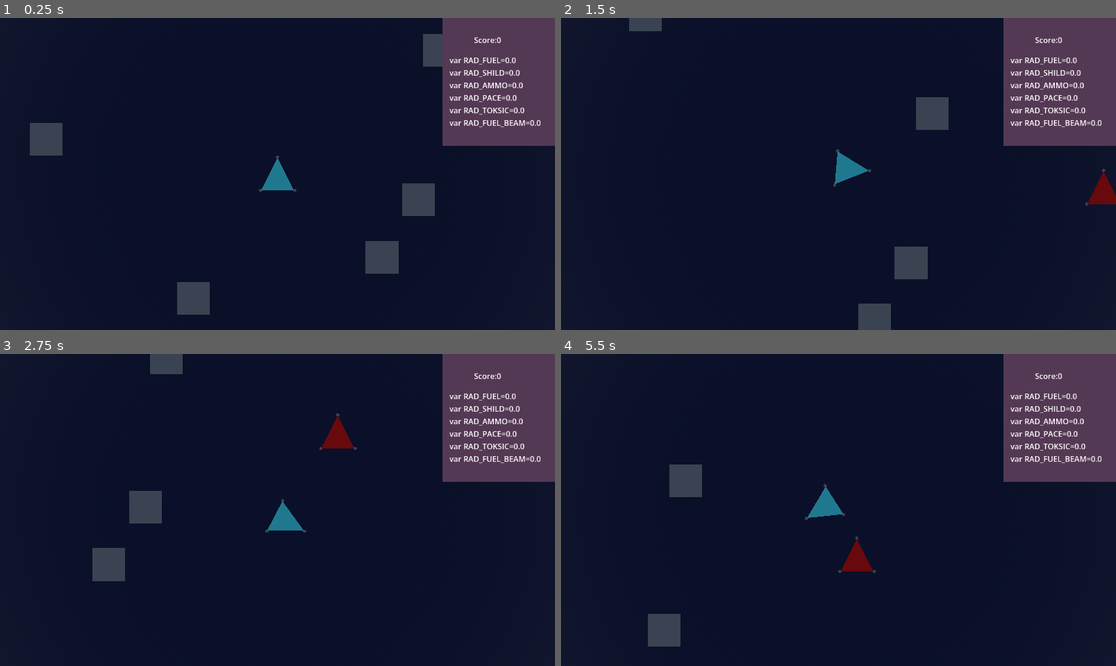
Above: before the commit, frames 1-4 (two rows, left to right).
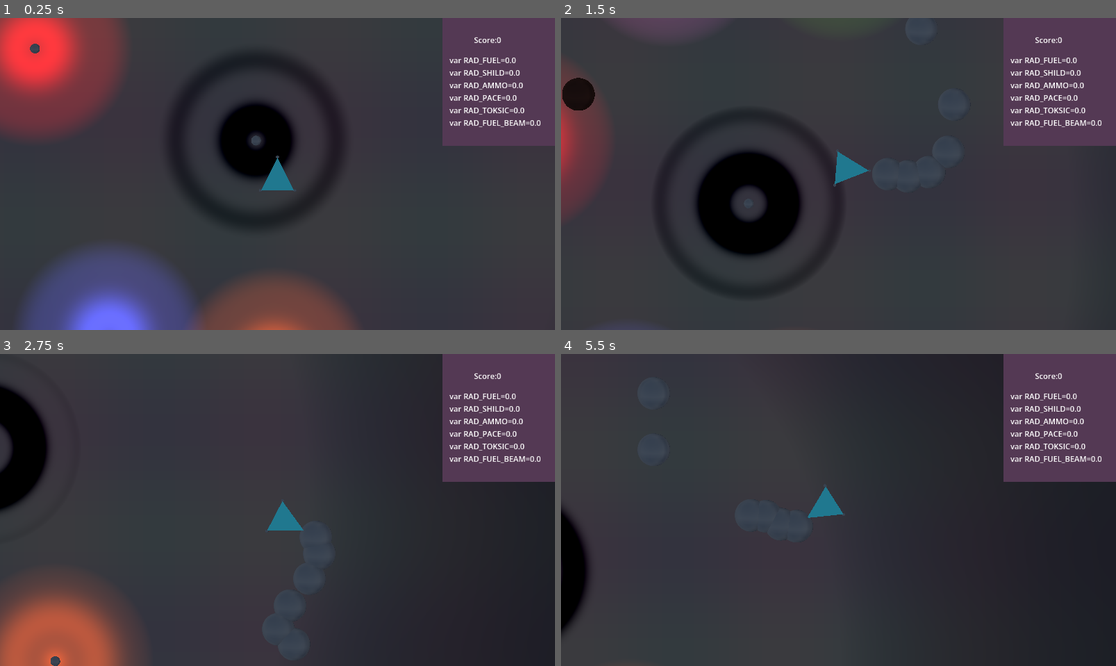
Above: after the commit, the same moments.

Repository: forklovee/SpaceJam2026
Game: Godot game, scene res://main.tscn
The game is run twice, just before and just after one commit, with the same random seed, the same clock (stepped at 60 frames per second) and the same inputs.
Inputs:
- Up to frame 1 (0.25 s): no input
- Up to frame 2 (1.5 s): hold D (Right) 0.53-1.28 s; hold Space (Fire) 0.53-1.28 s; hold S (Down) from 1.28 s (still down); tap Space (Fire) at 1.35 s
- Up to frame 3 (2.75 s): release S (Down) at 2.03 s; hold D (Right) from 2.03 s (still down); hold Space (Fire) from 2.03 s (still down)
- Up to frame 4 (5.5 s): release D (Right) at 2.78 s; release Space (Fire) at 2.78 s; hold W (Up) 2.78-3.53 s; tap Space (Fire) at 2.85, 4.35 s; hold Space (Fire) 3.53-4.28 s; hold A (Left) 3.53-5.03 s; hold S (Down) from 5.03 s (still down); hold Space (Fire) from 5.03 s (still down)

The runs differ from the first frame. In frame 1, 85% of the frame differs, in the area x 0-100%, y 0-100%; in frame 2, 87%; in frame 3, 81%; in frame 4, 77%.

Commit message:
Conflict resolve Radiation Query

Diff:
--- a/Level/level.gd
+++ b/Level/level.gd
@@ -1,6 +1,8 @@
 class_name Level extends Node3D
 
 signal crystal_amount_changed(level: Level)
+
+@onready var query_plane: SpacePlane = $Space_BG
 
 var crystals_to_gather: Array = []
 
--- a/Level/level.tscn
+++ b/Level/level.tscn
@@ -1,5 +1,6 @@
 [gd_scene format=3 uid="uid://c446u8dav2dnv"]
 
+[ext_resource type="Script" uid="uid://dpeoqhvxehnv7" path="res://Level/level.gd" id="1_52x1o"]
 [ext_resource type="Script" uid="uid://c0bq257vib83j" path="res://Level/star.gd" id="1_jglls"]
 [ext_resource type="PackedScene" uid="uid://1qqcaerm06c7" path="res://Objects/Crystal/cristal.tscn" id="2_e6b4q"]
 [ext_resource type="Script" uid="uid://dm1nvh7d4k27x" path="res://Level/space_bg.gd" id="3_7a20f"]
@@ -73,6 +74,7 @@
 shader_parameter/stars_ani = PackedInt32Array(0, 0, 0, 0, 1, 0, 1, 0, 0, 0, 0, 0)
 
 [node name="Main" type="Node3D" unique_id=289798224]
+script = ExtResource("1_52x1o")
 
 [node name="star5" type="MeshInstance3D" parent="." unique_id=752513250]
 transform = Transform3D(0.07329019, 0, -0.2909701, 0, 0.3, 0, 0.2909701, 0, 0.07329019, -0.651775, 0, -1.0171165)
--- a/Level/space_bg.gd
+++ b/Level/space_bg.gd
@@ -1,5 +1,5 @@
 @tool
-extends MeshInstance3D
+class_name SpacePlane extends MeshInstance3D
 
 @export var input_stars:Array[Star3D]
 
@@ -21,8 +21,8 @@
 	m.set_shader_parameter("stars_color",stars_color)
 	m.set_shader_parameter("stars_ani",stars_Ani)
 
-func querry(poss):
-	var di={}
+func querry(poss) -> Dictionary[Star3D.RaditionType, float]:
+	var di: Dictionary[Star3D.RaditionType, float] = {}
 	di[Star3D.RaditionType.FUEL]=0.0
 	di[Star3D.RaditionType.SHILD]=0.0
 	di[Star3D.RaditionType.AMMO]=0.0
--- a/Player/player_controller.gd
+++ b/Player/player_controller.gd
@@ -38,6 +38,8 @@
 	ship = _ship_scene.instantiate()
 	add_child(ship)
 
+	#ship.radiation_query.data
+
 	ship.global_transform = transform
 
 	camera.follow_target = ship
--- a/Ship/PlayerShip/player_ship.tscn
+++ b/Ship/PlayerShip/player_ship.tscn
@@ -3,18 +3,16 @@
 [ext_resource type="PackedScene" uid="uid://idcyet8cqbav" path="res://Ship/base_ship.tscn" id="1_4ff6c"]
 [ext_resource type="Script" uid="uid://dxo8tkdtd822e" path="res://Ship/PlayerShip/score_label.gd" id="2_d1b4h"]
 [ext_resource type="Script" uid="uid://dd63v2ojxwq4p" path="res://Ship/PlayerShip/rad_label.gd" id="3_wtuya"]
+[ext_resource type="Script" uid="uid://bty5ejl7c7k30" path="res://Ship/Gun/gun.gd" id="4_bmidl"]
+[ext_resource type="PackedScene" uid="uid://dr7hss4w17q6r" path="res://Ship/Gun/Bullet.tscn" id="5_sui1w"]
 
 [sub_resource type="StandardMaterial3D" id="StandardMaterial3D_4ff6c"]
 albedo_color = Color(0.3372549, 1, 1, 1)
 
 [node name="PlayerShip" unique_id=1525440035 instance=ExtResource("1_4ff6c")]
-is_allay = true
 
 [node name="MeshInstance3D" parent="." index="0" unique_id=1993636732]
 surface_material_override/0 = SubResource("StandardMaterial3D_4ff6c")
-
-[node name="Gun" parent="." index="2" unique_id=1331141947]
-contorl_by_player = true
 
 [node name="ColorRect" type="ColorRect" parent="." index="3" unique_id=299499538]
 anchors_preset = 1
@@ -48,3 +46,11 @@
 var RAD_FUEL_BEAM=0.0
 "
 script = ExtResource("3_wtuya")
+
+[node name="GunSlot" parent="." index="5" unique_id=886972490]
+transform = Transform3D(1, 0, 0, 0, 1, 0, 0, 0, 1, 0, 0, -0.54223883)
+
+[node name="Gun" type="Node3D" parent="GunSlot" index="0" unique_id=1212398569]
+script = ExtResource("4_bmidl")
+bullet_res = ExtResource("5_sui1w")
+metadata/_custom_type_script = "uid://bty5ejl7c7k30"
--- a/Ship/base_ship.tscn
+++ b/Ship/base_ship.tscn
@@ -1,9 +1,9 @@
 [gd_scene format=3 uid="uid://idcyet8cqbav"]
 
 [ext_resource type="Script" uid="uid://cdg783r88enja" path="res://Ship/ship.gd" id="1_wo1jh"]
-[ext_resource type="Script" uid="uid://bty5ejl7c7k30" path="res://Ship/gun.gd" id="2_qsskr"]
-[ext_resource type="PackedScene" uid="uid://dr7hss4w17q6r" path="res://Ship/Gun/Bullet.tscn" id="3_bv82c"]
+[ext_resource type="Script" uid="uid://bty5ejl7c7k30" path="res://Ship/Gun/gun.gd" id="2_qsskr"]
 [ext_resource type="Script" uid="uid://b38mgx1q35sbh" path="res://Ship/raddiation_querry.gd" id="4_1gmcr"]
+[ext_resource type="Script" uid="uid://d4hsl8ystudtd" path="res://Ship/Gun/gun_slot.gd" id="4_pimxe"]
 
 [sub_resource type="PrismMesh" id="PrismMesh_qsskr"]
 size = Vector3(1, 1, 0.5)
@@ -27,11 +27,9 @@
 [node name="CollisionShape3D" type="CollisionShape3D" parent="." unique_id=103843045]
 shape = SubResource("SphereShape3D_wo1jh")
 
-[node name="Gun" type="Node3D" parent="." unique_id=1331141947 node_paths=PackedStringArray("ship")]
+[node name="Gun" type="Node3D" parent="." unique_id=1331141947]
 transform = Transform3D(1, 0, 0, 0, 1, 0, 0, 0, 1, 0, 0, -0.5733783)
 script = ExtResource("2_qsskr")
-bullet = ExtResource("3_bv82c")
-ship = NodePath("..")
 
 [node name="RaddiationQuerry" type="Node3D" parent="." unique_id=541083656]
 script = ExtResource("4_1gmcr")
@@ -56,3 +54,7 @@
 [node name="MeshInstance3D" type="MeshInstance3D" parent="RaddiationQuerry/Querry_point3" unique_id=425405155]
 transform = Transform3D(0.1, 0, 0, 0, 0.1, 0, 0, 0, 0.1, 0, 0, 0)
 mesh = SubResource("SphereMesh_bv82c")
+
+[node name="GunSlot" type="Marker3D" parent="." unique_id=886972490]
+script = ExtResource("4_pimxe")
+metadata/_custom_type_script = "uid://d4hsl8ystudtd"
--- a/Ship/raddiation_querry.gd
+++ b/Ship/raddiation_querry.gd
@@ -1,21 +1,16 @@
-extends Node3D
+class_name RadiationQuery extends Node3D
 
-var bg=null
+var data: Dictionary
 
+func update() -> void:
+	if !Game.level: return
 
-func _process(delta: float) -> void:
-	if bg==null:
-		bg = Game.level.get_node("Space_BG")
-	if bg!=null:
-		var a:PackedVector2Array=PackedVector2Array([])
-		for id in range(get_child_count()):
-			var c:Node3D=get_child(id)
-			a.append(Vector2(c.global_position.x,c.global_position.z))
-		var rad=bg.querry(a)
-		if get_parent().is_allay:
-			Game.RAD_FUEL=rad[Star3D.RaditionType.FUEL]
-			Game.RAD_SHILD=rad[Star3D.RaditionType.SHILD]
-			Game.RAD_AMMO=rad[Star3D.RaditionType.AMMO]
-			Game.RAD_PACE=rad[Star3D.RaditionType.PACE]
-			Game.RAD_TOKSIC=rad[Star3D.RaditionType.TOKSIC]
-			Game.RAD_FUEL_BEAM=rad[Star3D.RaditionType.FUEL_BEAM]
+	var sp: SpacePlane = Game.level.query_plane
+	if !sp: return
+
+	var a:PackedVector2Array=PackedVector2Array([])
+	for id in range(get_child_count()):
+		var c:Node3D=get_child(id)
+		a.append(Vector2(c.global_position.x,c.global_position.z))
+
+	data = sp.querry(a)
--- a/Ship/ship.gd
+++ b/Ship/ship.gd
@@ -4,7 +4,8 @@
 signal storage_changed(ship: Ship)
 signal fuel_changed(ship: Ship)
 
-@onready var base_gun_slot: Marker3D = $BaseGunSlot
+@onready var base_gun_slot: GunSlot = $BaseGunSlot
+@onready var radiation_query: RadiationQuery = $RaddiationQuerry
 
 @export var max_health: int = 100
 var health: int = max_health
@@ -18,7 +19,6 @@
 
 var weapons: Array[Gun] = []
 
-
 var steering_direction: Vector2
 var movement_direction: Vector2
 
@@ -26,6 +26,8 @@
 	update_weapons()
 
 func _physics_process(delta: float) -> void:
+	radiation_query.update()
+
 	var current_angle: float = rotation.y
 	var target_angle: float = lerp_angle(current_angle, steering_direction.angle(), 2.0*delta)
 
--- a/main.tscn
+++ b/main.tscn
@@ -2,7 +2,7 @@
 
 [ext_resource type="Script" uid="uid://7kdhutqx8guj" path="res://main.gd" id="1_ig7tw"]
 [ext_resource type="PackedScene" uid="uid://ekk6qgvepctd" path="res://Ship/PlayerShip/player_ship.tscn" id="2_lquwl"]
-[ext_resource type="PackedScene" uid="uid://dqyem6geyier2" path="res://Level/debug_level.tscn" id="3_h2yge"]
+[ext_resource type="PackedScene" uid="uid://c446u8dav2dnv" path="res://Level/level.tscn" id="3_h2yge"]
 
 [sub_resource type="ProceduralSkyMaterial" id="ProceduralSkyMaterial_0xm2m"]
 ground_bottom_color = Color(0.059710145, 0.076380156, 0.16532534, 1)
